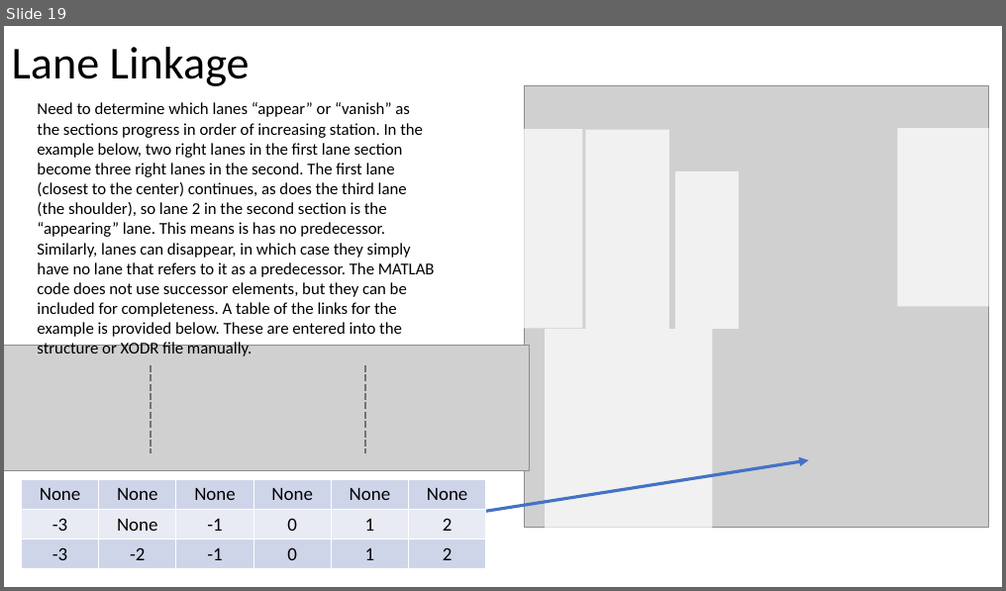
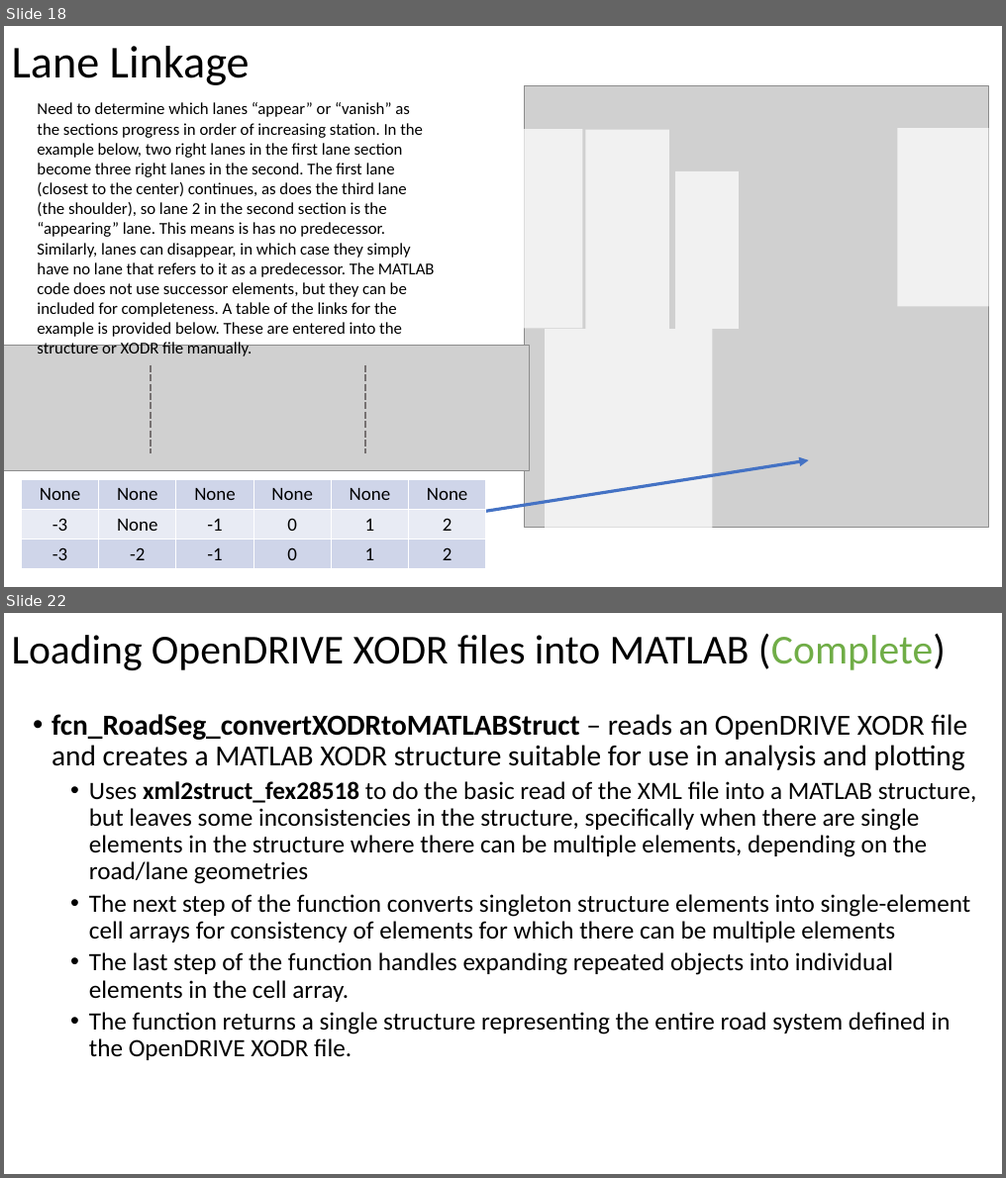
Before and after one commit to ivsg-psu/PathPlanning_MapTools_ParseXODR, a slide deck: Documents/OpenDRIVE-MATLAB.pptx. Shown one above the other, each under a label of ours: slide 19 before the commit, slides 18 and 22 after it; the slides between them are not shown. The pictures are 1006x591 and 1006x1178 pixels, drawn with LibreOffice and Linux fonts; fonts in the diff are those of the drawing; grey boxes stand for pictures. Boxes give left, top, right and bottom in pixels: in the first picture for what was removed or moved away, otherwise in the second. Text is boxed around its words. In the diff, an @@ line names an element or a change of style, - is before the commit and + after.

Commit message:
DOC: added more documentation for the overall library of functions related to conversion, plotting, and handling of OpenDRIVE data structures in MATLAB

```diff
--- a/Documents/OpenDRIVE-MATLAB.pptx
+++ b/Documents/OpenDRIVE-MATLAB.pptx
@@ slide 22 added at [4, 613, 1002, 1174], background #FFFFFF @@
@@ title added at [12, 633, 945, 670], 39.6 pt, text #000000 @@
+Loading OpenDRIVE XODR files into MATLAB (Complete)
@@ text added at [52, 714, 977, 1060], 24 pt, text #000000 @@
+• fcn_RoadSeg_convertXODRtoMATLABStruct – reads an OpenDRIVE XODR file and creates a MATLAB XODR structure suitable for use in analysis and plotting
+  • Uses xml2struct_fex28518 to do the basic read of the XML file into a MATLAB structure, but leaves some inconsistencies in the structure, specifically when there are single elements in the structure where there can be multiple elements, depending on the road/lane geometries
+  • The next step of the function converts singleton structure elements into single-element cell arrays for consistency of elements for which there can be multiple elements
+  • The last step of the function handles expanding repeated objects into individual elements in the cell array.
+  • The function returns a single structure representing the entire road system defined in the OpenDRIVE XODR file.
@@ what was slide 19 is now slide 18 @@
```
Also in this commit, not shown: 11 slides changed, 9 other slides added, 3 slides removed, 3 other files.
